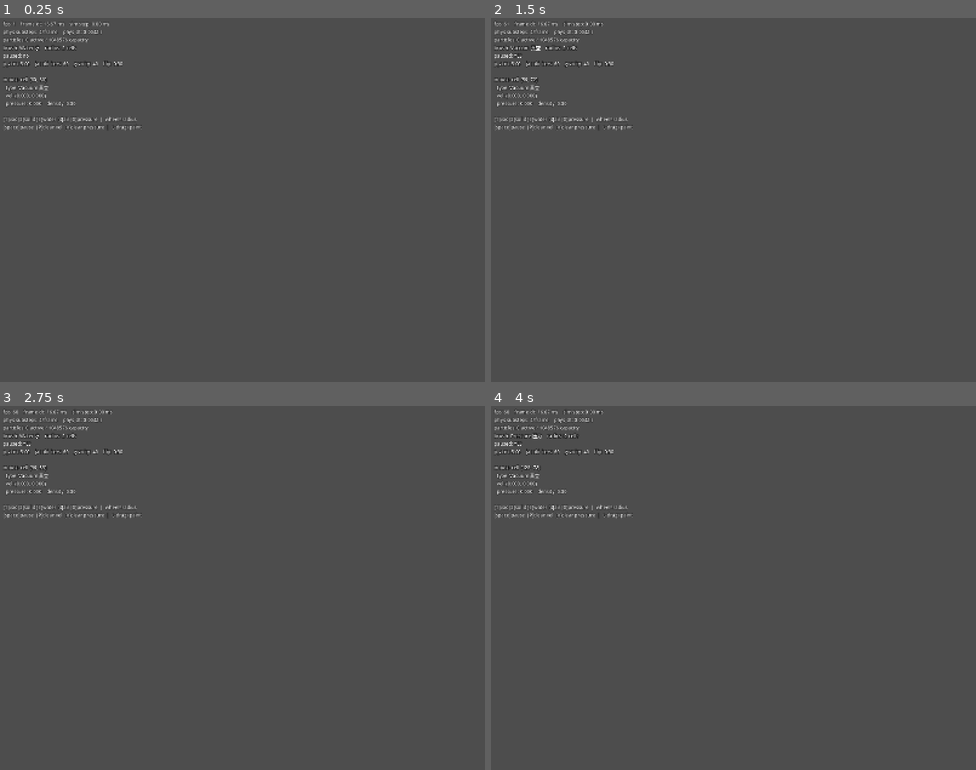
Above: before the commit, frames 1-4 (two rows, left to right).
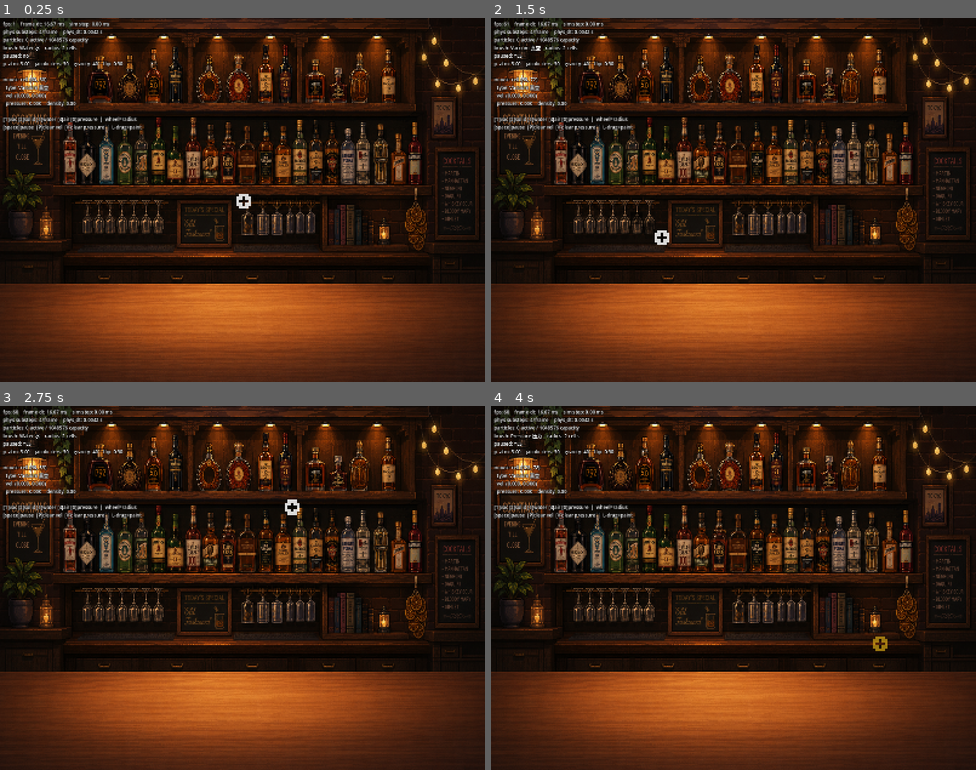
Above: after the commit, the same moments.

Repository: nobodyscool/FLIP-fluid-simulator-sandbox
Game: Godot game, scene res://scenes/main.tscn
Two runs of this game, one before a commit and one after it. Both use one fixed random seed, a clock stepped at 60 frames per second and the inputs below.
Inputs (mouse positions are in pixels of both pictures, inside the frame that each line leads up to):
- Up to frame 1 (0.25 s): no input
- Up to frame 2 (1.5 s): tap Enter at 0.5 s; move the mouse to (840, 181) at 0.52 s; tap 1 at 0.6 s; click (840, 181) at 0.67 s; tap Space at 0.77 s; drag from (636, 218) to (709, 272) at 1.27 s
- Up to frame 3 (2.75 s): move the mouse to (291, 507) at 2.02 s; tap 3 at 2.1 s; click (291, 507) at 2.17 s
- Up to frame 4 (4 s): tap Space at 2.75, 3.77 s; drag from (709, 660) to (588, 533) at 2.77 s; move the mouse to (879, 642) at 3.52 s; tap 0 at 3.6 s; click (879, 642) at 3.67 s

The runs differ from the first frame. In frame 1, 98% of the frame differs, in the area x 0-100%, y 0-100%; in frame 2, 98%; in frame 3, 98%; in frame 4, 98%.
Error before the commit: Out of bounds get index '19' (on base: 'Dictionary') (res://scripts/flip_fluid_gpu.gd:237)
Error after the commit: Out of bounds get index '19' (on base: 'Dictionary') (res://scripts/flip_fluid_gpu.gd:247)

Commit message:
默认场景背景全部为气体； 黑色真空性质调整为：液体接触时液体会消失； 支持添加背景图片（可以在main.gd的检视器中调整background，默认为气体的灰色）； 液体具有透明度，通过shader实现对背景的伪折射视觉效果； 可以在main.gd的检视器中调整粒子池数、flip值、jacobi、重力值，默认值与程序内现有的一致；

Diff:
--- a/scenes/main.tscn
+++ b/scenes/main.tscn
@@ -1,10 +1,16 @@
 [gd_scene format=3 uid="uid://20cid13vvjrm"]
 
 [ext_resource type="Script" uid="uid://cw1hfyds4vbdm" path="res://scripts/main.gd" id="1_main"]
+[ext_resource type="Texture2D" uid="uid://c40cihuijvygn" path="res://assets/sprites/bg-1280x720.png" id="2_0wfyh"]
 
 [node name="Main" type="Node2D" unique_id=1527691939]
 visible = false
 script = ExtResource("1_main")
+jacobi_iters = 30
+background = ExtResource("2_0wfyh")
+water_color = Color(0.09149521, 0.36853132, 0.7644422, 1)
+water_opacity = 0.8
+smooth_water = false
 
 [node name="HUD" type="CanvasLayer" parent="." unique_id=1659695597]
 
--- a/scripts/flip_fluid_gpu.gd
+++ b/scripts/flip_fluid_gpu.gd
@@ -48,6 +48,7 @@
 	"jacobi":          [12, 13, 14, 15, 16],
 	"project":         [3, 4, 12, 13, 14],
 	"g2p_advect":      [0, 3, 4, 5, 6, 12],
+	"drain":           [0, 1, 2, 12],
 	"emit":            [0, 1, 2, 12, 19],
 	"free_particles":  [0, 1, 2, 19],
 	"brush_apply":     [12, 19],
@@ -103,7 +104,7 @@
 	_buf[9]  = _new_buf(u_count * 4)            # wt_u
 	_buf[10] = _new_buf(v_count * 4)            # wt_v
 	_buf[11] = _new_buf(cell_count * 4)         # mass
-	_buf[12] = _new_buf(cell_count * 4)         # cell_type (0 = vacuum)
+	_buf[12] = _new_buf_data(_filled(cell_count, T_AIR))  # cell_type (default air)
 	_buf[13] = _new_buf(cell_count * 4)         # fluid_mask
 	_buf[14] = _new_buf(cell_count * 4)         # pressure_a
 	_buf[15] = _new_buf(cell_count * 4)         # pressure_b
@@ -128,6 +129,14 @@
 	pa.resize(values.size() * 4)
 	for i in values.size():
 		pa.encode_s32(i * 4, int(values[i]))
+	return pa
+
+
+func _filled(count: int, value: int) -> PackedByteArray:
+	var pa := PackedByteArray()
+	pa.resize(count * 4)
+	for i in count:
+		pa.encode_s32(i * 4, value)
 	return pa
 
 
@@ -226,6 +235,7 @@
 			_dispatch(cl, "project", fgroups)
 			_dispatch(cl, "enforce_solids", fgroups)
 			_dispatch(cl, "g2p_advect", pgroups)
+			_dispatch(cl, "drain", pgroups)      # vacuum destroys water
 	_dispatch(cl, "render", cgroups)
 	rd.compute_list_end()
 	rd.submit()
--- a/scripts/main.gd
+++ b/scripts/main.gd
@@ -23,9 +23,28 @@
 ]
 const PRESSURE_PREVIEW := Color(0.95, 0.75, 0.1, 0.6)
 
+# ---- inspector-tunable parameters (defaults match the in-code values) ----
+@export_group("Simulation")
+@export var particle_capacity: int = 1048576   # pool size; applied at startup only
+@export_range(0.0, 1.0, 0.01) var flip_ratio: float = 0.90
+@export var jacobi_iters: int = 60
+@export var gravity: float = 40.0
+
+@export_group("Rendering")
+@export var background: Texture2D               # background image (null -> background_color)
+@export var background_color: Color = Color(0.5, 0.5, 0.5)  # air gray
+@export var water_color: Color = Color(0.12, 0.42, 0.85)
+@export_range(0.0, 1.0, 0.01) var water_opacity: float = 0.55
+@export_range(0.0, 0.2, 0.005) var refraction: float = 0.03
+@export var smooth_water: bool = true   # off = sharp 10x10 water blocks like the original
+
 var solver: FlipFluidGPU
-var _tex: ImageTexture
-var _sprite: Sprite2D
+var _fluid_tex: ImageTexture
+var _overlay_tex: ImageTexture
+var _overlay_img: Image
+var _display: Sprite2D
+var _overlay: Sprite2D
+var _mat: ShaderMaterial
 
 # interaction state
 var _paused := false
@@ -55,24 +74,13 @@
 	if DEBUG_CAPTURE:
 		DisplayServer.window_set_vsync_mode(DisplayServer.VSYNC_DISABLED)
 	solver = FlipFluidGPU.new()
+	solver.capacity = maxi(1024, particle_capacity)  # fixed at startup
+	solver.flip_ratio = flip_ratio
+	solver.jacobi_iters = jacobi_iters
+	solver.gravity = gravity
 	solver.init_solver(GRID_W, GRID_H)
 
-	var img := Image.create(GRID_W, GRID_H, false, Image.FORMAT_RGBA8)
-	_tex = ImageTexture.create_from_image(img)
-
-	# Retained-mode display: 160x120 texture scaled 10x with nearest filtering.
-	# Placed in a CanvasLayer (layer 0, below the HUD) because the default
-	# world-2D canvas does not present alongside the per-frame local-RD sync.
-	var display_layer := CanvasLayer.new()
-	display_layer.layer = 0
-	add_child(display_layer)
-	_sprite = Sprite2D.new()
-	_sprite.texture = _tex
-	_sprite.centered = false
-	_sprite.scale = Vector2(CELL_PX, CELL_PX)
-	_sprite.texture_filter = CanvasItem.TEXTURE_FILTER_NEAREST
-	display_layer.add_child(_sprite)
-
+	_setup_display()
 	_seed_initial_water()
 
 	if SELFTEST:
@@ -86,6 +94,52 @@
 				m.encode_s32((x + y * GRID_W) * 4, 1)
 		solver.commit_brush(m, 0, 1, 60.0, Vector2(65, 65), 123)  # pressure impulse
 		print("SELFTEST: clear_pressure/clear_velocity/pressure_impulse dispatched OK")
+
+
+# All visible content lives in a CanvasLayer: the default world-2D canvas does
+# not present alongside the per-frame local-RenderingDevice submit/sync.
+func _setup_display() -> void:
+	var layer := CanvasLayer.new()
+	layer.layer = 0
+	add_child(layer)
+
+	_fluid_tex = ImageTexture.create_from_image(
+		Image.create(GRID_W, GRID_H, false, Image.FORMAT_RGBA8))
+	_mat = ShaderMaterial.new()
+	_mat.shader = load("res://shaders/water_display.gdshader")
+	_mat.set_shader_parameter("fluid_nearest", _fluid_tex)
+	_mat.set_shader_parameter("fluid_linear", _fluid_tex)
+	_apply_render_params()
+
+	# Fluid layer: 160x120 data texture scaled 10x, composited by the shader.
+	_display = Sprite2D.new()
+	_display.texture = _fluid_tex
+	_display.centered = false
+	_display.scale = Vector2(CELL_PX, CELL_PX)
+	_display.texture_filter = CanvasItem.TEXTURE_FILTER_NEAREST
+	_display.material = _mat
+	layer.add_child(_display)
+
+	# Overlay layer (brush preview + radius cursor) drawn on top with alpha.
+	_overlay_img = Image.create(GRID_W, GRID_H, false, Image.FORMAT_RGBA8)
+	_overlay_tex = ImageTexture.create_from_image(_overlay_img)
+	_overlay = Sprite2D.new()
+	_overlay.texture = _overlay_tex
+	_overlay.centered = false
+	_overlay.scale = Vector2(CELL_PX, CELL_PX)
+	_overlay.texture_filter = CanvasItem.TEXTURE_FILTER_NEAREST
+	layer.add_child(_overlay)
+
+
+func _apply_render_params() -> void:
+	_mat.set_shader_parameter("has_bg", background != null)
+	if background != null:
+		_mat.set_shader_parameter("bg_tex", background)
+	_mat.set_shader_parameter("bg_color", background_color)
+	_mat.set_shader_parameter("water_tint", water_color)
+	_mat.set_shader_parameter("water_opacity", water_opacity)
+	_mat.set_shader_parameter("refraction", refraction)
+	_mat.set_shader_parameter("smooth_water", smooth_water)
 
 
 const TEST_SCENE := false   # true = pre-built solid container + water + air showcase
@@ -134,6 +188,11 @@
 
 func _process(delta: float) -> void:
 	_frame_dt = delta
+	# live inspector tweaks (capacity is fixed once buffers are allocated)
+	solver.flip_ratio = flip_ratio
+	solver.jacobi_iters = jacobi_iters
+	solver.gravity = gravity
+
 	var mp := get_local_mouse_position()
 	_mouse_cell = Vector2i(
 		clampi(int(mp.x / CELL_PX), 0, GRID_W - 1),
@@ -143,11 +202,11 @@
 	solver.step(SUBSTEPS, not _paused, _mouse_cell.x, _mouse_cell.y)
 	_last_step_us = float(Time.get_ticks_usec() - t0)
 
-	# pull the tiny display buffer back, composite the brush overlay, upload
+	# upload the fluid DATA texture (shader composites it over the background)
 	var bytes := solver.read_display()
-	var img := Image.create_from_data(GRID_W, GRID_H, false, Image.FORMAT_RGBA8, bytes)
-	_composite_overlay(img)
-	_tex.update(img)
+	_fluid_tex.update(Image.create_from_data(GRID_W, GRID_H, false, Image.FORMAT_RGBA8, bytes))
+	_update_overlay()
+	_apply_render_params()
 
 	_update_hud()
 
@@ -155,29 +214,27 @@
 		_debug_tick()
 
 
-# Paint the brush preview cells and the radius cursor directly into the
-# 160x120 image (cell-resolution, matching the blocky aesthetic).
-func _composite_overlay(img: Image) -> void:
+# Brush preview cells + radius cursor, drawn into the transparent overlay image.
+func _update_overlay() -> void:
+	_overlay_img.fill(Color(0, 0, 0, 0))
 	if _dragging:
 		var col: Color = PRESSURE_PREVIEW if _pressure_mode else MAT_PREVIEW[_brush_material]
 		for cell in _painted:
-			_blend_px(img, cell.x, cell.y, col)
-
-	# radius cursor: ring of cells at distance ~= brush_radius from the mouse
+			_set_px(cell.x, cell.y, col)
+
 	var cursor: Color = PRESSURE_PREVIEW if _pressure_mode else Color(1, 1, 1, 0.85)
 	var r := _brush_radius
 	var steps := maxi(16, int(TAU * r))
 	for s in steps:
 		var a := TAU * float(s) / float(steps)
-		var cx := int(round(_mouse_cell.x + 0.5 + cos(a) * r - 0.5))
-		var cy := int(round(_mouse_cell.y + 0.5 + sin(a) * r - 0.5))
-		_blend_px(img, cx, cy, cursor)
-
-
-func _blend_px(img: Image, x: int, y: int, col: Color) -> void:
+		_set_px(int(round(_mouse_cell.x + cos(a) * r)), int(round(_mouse_cell.y + sin(a) * r)), cursor)
+	_overlay_tex.update(_overlay_img)
+
+
+func _set_px(x: int, y: int, col: Color) -> void:
 	if x < 0 or x >= GRID_W or y < 0 or y >= GRID_H:
 		return
-	img.set_pixel(x, y, img.get_pixel(x, y).lerp(col, col.a))
+	_overlay_img.set_pixel(x, y, col)
 
 
 func _debug_tick() -> void:
--- /dev/null
+++ b/shaders/water_display.gdshader
@@ -0,0 +1,54 @@
+shader_type canvas_item;
+
+// Composites the fluid DATA texture (from render.glsl) over a background:
+//   - air cells       -> show the background (image, else bg_color)
+//   - solid cells     -> opaque solid_color (crisp blocks, nearest sampling)
+//   - vacuum cells    -> opaque vacuum_color
+//   - water (coverage) -> semi-transparent tint over a pseudo-refracted
+//                         background, offset by the local flow velocity.
+
+// Same fluid texture bound twice: nearest for crisp block boundaries,
+// linear for a smooth water edge / refraction.
+uniform sampler2D fluid_nearest : filter_nearest, repeat_disable;
+uniform sampler2D fluid_linear  : filter_linear,  repeat_disable;
+uniform sampler2D bg_tex        : filter_linear,  repeat_enable;
+
+uniform bool  smooth_water = true;   // false -> crisp 10x10 water blocks
+uniform bool  has_bg = false;
+uniform vec4  bg_color : source_color = vec4(0.5, 0.5, 0.5, 1.0);
+uniform vec4  water_tint : source_color = vec4(0.12, 0.42, 0.85, 1.0);
+uniform float water_opacity : hint_range(0.0, 1.0) = 0.55;
+uniform float refraction : hint_range(0.0, 0.2) = 0.03;
+uniform vec3  solid_color : source_color = vec3(0.25, 0.25, 0.25);
+uniform vec3  vacuum_color : source_color = vec3(0.0, 0.0, 0.0);
+
+vec3 sample_bg(vec2 uv) {
+	return has_bg ? texture(bg_tex, clamp(uv, 0.0, 1.0)).rgb : bg_color.rgb;
+}
+
+void fragment() {
+	vec2 uv = UV;
+	vec4 dN = texture(fluid_nearest, uv);
+	int base = int(dN.a * 255.0 + 0.5);   // 0 air, 85 solid, 170 vacuum
+
+	vec3 col;
+	if (base > 130) {
+		col = vacuum_color;                // vacuum
+	} else if (base > 40) {
+		col = solid_color;                 // solid
+	} else {
+		col = sample_bg(uv);               // air -> background
+	}
+
+	// Water layer (smooth coverage + velocity-driven pseudo-refraction).
+	vec4 dL = texture(fluid_linear, uv);
+	float water = smooth_water ? dL.r : dN.r;   // linear = soft edge, nearest = crisp blocks
+	if (water > 0.02 && base < 40) {
+		vec2 vel = (dL.gb - 0.5) * 2.0;                 // [-1,1]
+		vec3 refracted = sample_bg(uv + vel * refraction);
+		vec3 wcol = mix(refracted, water_tint.rgb, water_opacity);
+		col = mix(col, wcol, clamp(water, 0.0, 1.0));
+	}
+
+	COLOR = vec4(col, 1.0);
+}
Binary file added: assets/sprites/bg-1280x720.png
Not shown, added: assets/sprites/bg-1280x720.png.import
Not shown, added: shaders/drain.glsl
Not shown, added: shaders/drain.glsl.import
Not shown, changed: shaders/render.glsl
Not shown, added: shaders/water_display.gdshader.uid
Not shown, changed: docs/DESIGN.md
Not shown, changed: docs/日程
